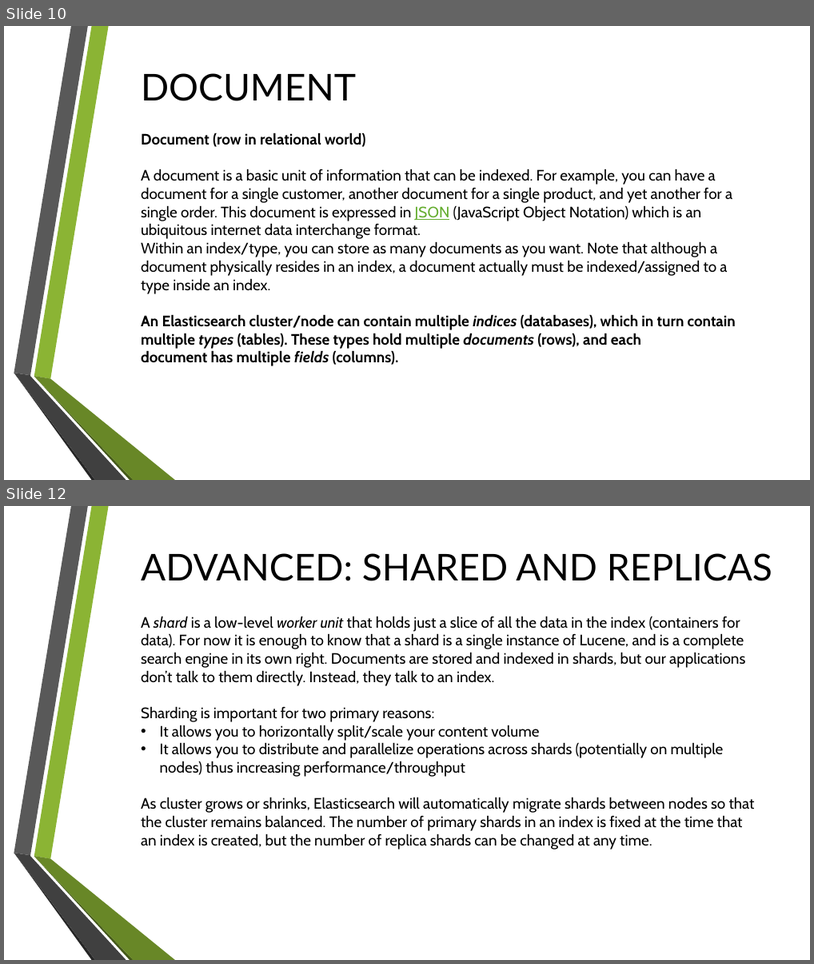
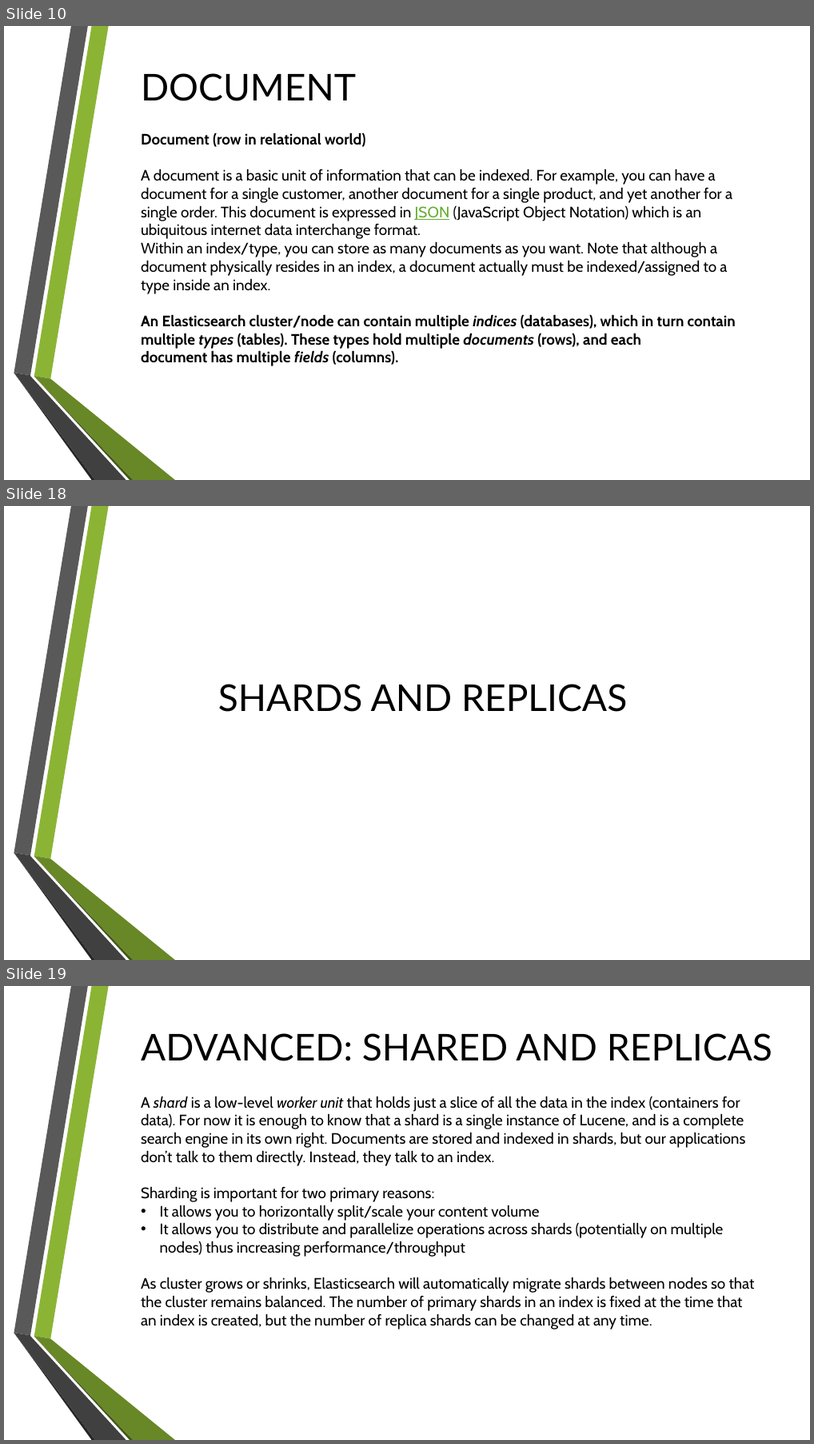
Before and after one commit to pnowy/elastic, a slide deck: etc/elastic.pptx. Shown one above the other, each under a label of ours: slides 10 and 12 before the commit, slides 10, 18 and 19 after it; the slides between them are not shown. The pictures are 814x964 and 814x1444 pixels, drawn with LibreOffice and Linux fonts; fonts in the diff are those of the drawing; background and template pictures are left out. Boxes give left, top, right and bottom in pixels: in the first picture for what was removed or moved away, otherwise in the second. Text is boxed around its words. In the diff, an @@ line names an element or a change of style, - is before the commit and + after.

```diff
--- a/etc/elastic.pptx
+++ b/etc/elastic.pptx
@@ slide 18 added at (4,506,810,960), background picture (left out); not listed: 6 template elements that a slide beside it also shows @@
@@ text added at (218,684,627,712), 44 pt, text #000000 @@
+SHARDS AND REPLICAS
@@ what was slide 12 is now slide 19 @@
```
Also in this commit, not shown: 4 slides changed, 8 other slides added, 4 slides removed, 10 other files.
